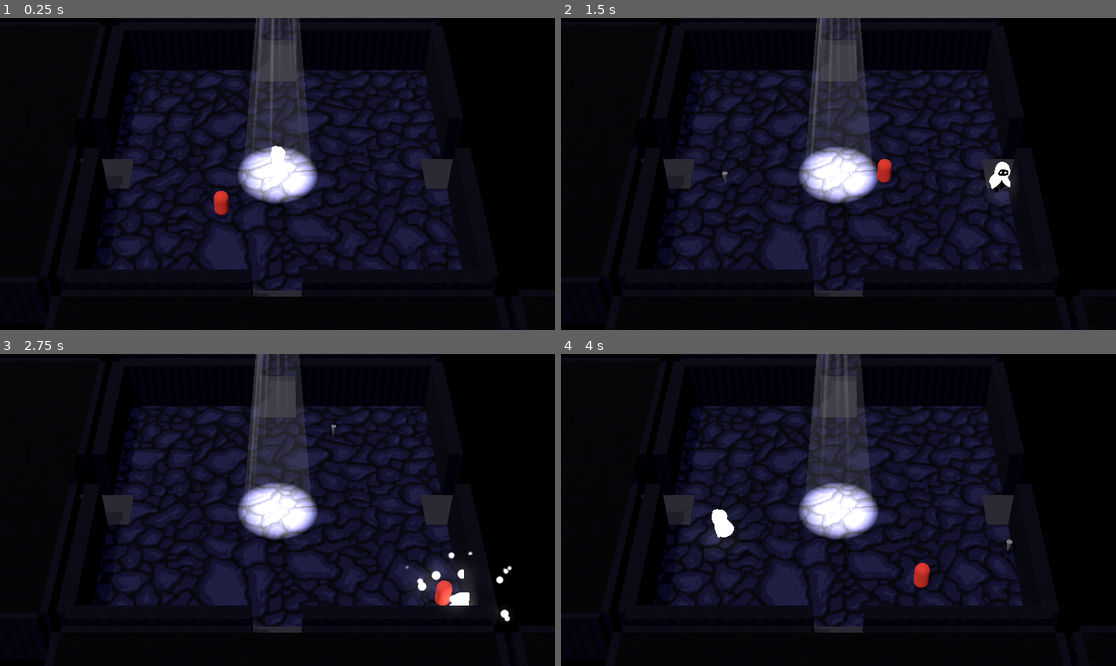
Above: before the commit, frames 1-4 (two rows, left to right).
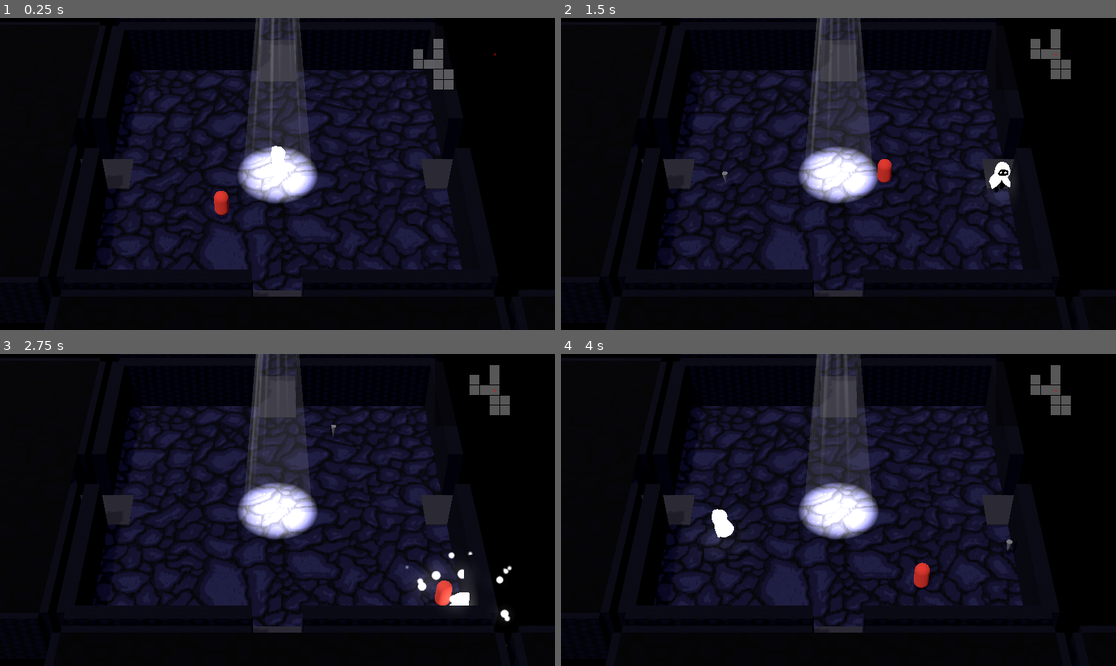
Above: after the commit, the same moments.

Repository: Faramine/rayb-game
Game: Godot game, scene res://world.tscn
Same seed, same stepped clock (60 frames per second), same inputs: the game is played once before the commit and once after it.
Inputs (mouse positions are in pixels of both pictures, inside the frame that each line leads up to):
- Up to frame 1 (0.25 s): no input
- Up to frame 2 (1.5 s): move the mouse to (960, 158) at 0.52 s; hold D (move_right) 0.53-1.28 s; click (960, 158) at 0.67 s; move the mouse to (727, 189) at 1.27 s; hold S (move_down) from 1.28 s (still down)
- Up to frame 3 (2.75 s): move the mouse to (333, 441) at 2.02 s; release S (move_down) at 2.03 s; hold D (move_right) from 2.03 s (still down)
- Up to frame 4 (4 s): move the mouse to (810, 572) at 2.77 s; release D (move_right) at 2.78 s; hold W (move_up) 2.78-3.53 s; click (810, 572) at 2.92 s; move the mouse to (1005, 556) at 3.52 s; hold A (move_left) from 3.53 s (still down)

The runs differ from the first frame. In frame 1, 0.5% of the frame differs, in the area x 74-90%, y 6-23%; in frame 2, 0.5%, in the area x 84-92%, y 3-20%; in frame 3, 0.5%; in frame 4, 0.5%.

Commit message:
micro push

Diff:
--- a/god_ray.tscn
+++ b/god_ray.tscn
@@ -1,7 +1,6 @@
-[gd_scene load_steps=11 format=3 uid="uid://dye7apdp65ohn"]
+[gd_scene load_steps=10 format=3 uid="uid://dye7apdp65ohn"]
 
 [ext_resource type="Shader" uid="uid://cxw4f58inq82m" path="res://god_ray.gdshader" id="1_vs3mb"]
-[ext_resource type="Texture2D" path="res://assets/textures/cc.png" id="1_vxnym"]
 
 [sub_resource type="CylinderMesh" id="CylinderMesh_vs3mb"]
 lightmap_size_hint = Vector2i(79, 152)
@@ -52,7 +51,6 @@
 transform = Transform3D(1, 0, 0, 0, -4.37114e-08, 1, 0, -1, -4.37114e-08, 0, 5, 0)
 light_energy = 1000.0
 light_volumetric_fog_energy = 0.0
-light_projector = ExtResource("1_vxnym")
 spot_range = 5.982
 spot_attenuation = 1.08
 spot_angle = 30.27
--- a/world.tscn
+++ b/world.tscn
@@ -67,7 +67,6 @@
 sky_mode = 1
 
 [node name="Map" parent="." instance=ExtResource("3_tlwt5")]
-visible = false
 
 [node name="MeshInstance3D" type="MeshInstance3D" parent="."]
 transform = Transform3D(1, 0, 0, 0, 1, 0, 0, 0, 1, 0, 2.83863, -2.59033)
